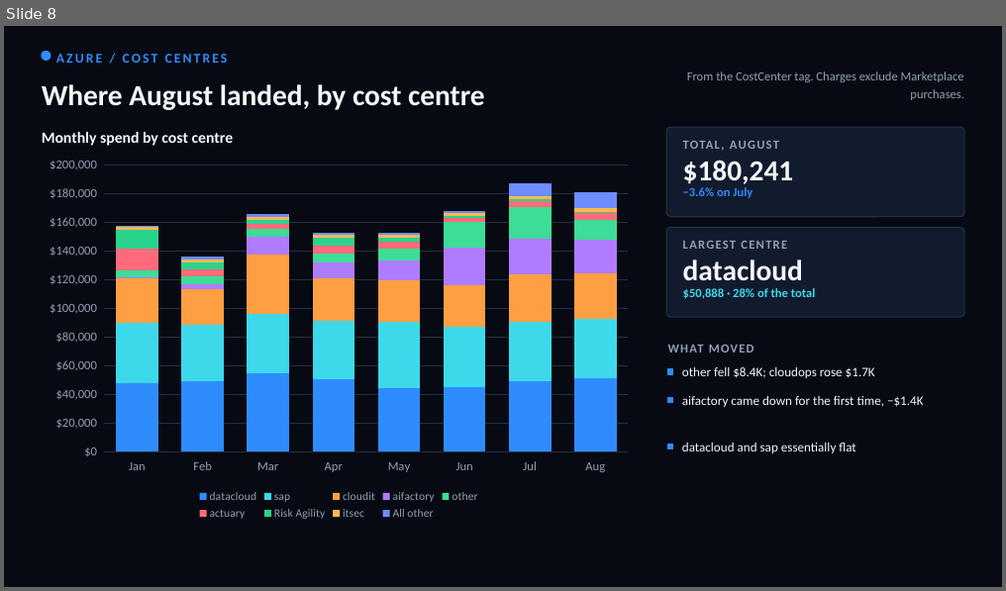
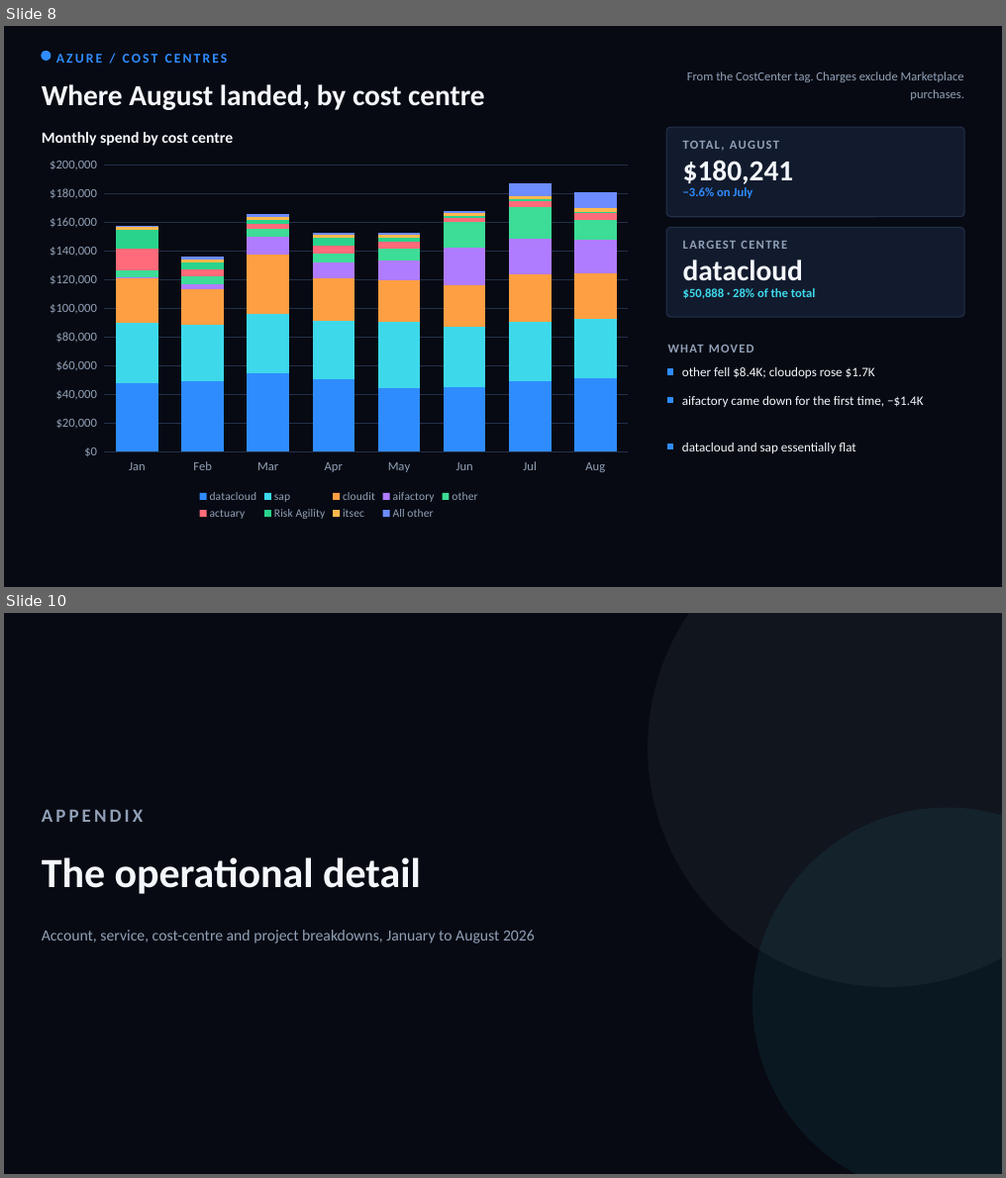
Before and after one commit to arielga5-code/Finops, a slide deck: presentations/cloud-cost-cio/Harel_Cloud_Cost_CIO_August.pptx. Shown one above the other, each under a label of ours: slide 8 before the commit, slides 8 and 10 after it; the slides between them are not shown. The pictures are 1006x591 and 1006x1178 pixels, drawn with LibreOffice and Linux fonts; fonts in the diff are those of the drawing. Boxes give left, top, right and bottom in pixels: in the first picture for what was removed or moved away, otherwise in the second. Text is boxed around its words. In the diff, an @@ line names an element or a change of style, - is before the commit and + after.

```diff
--- a/presentations/cloud-cost-cio/Harel_Cloud_Cost_CIO_August.pptx
+++ b/presentations/cloud-cost-cio/Harel_Cloud_Cost_CIO_August.pptx
@@ slide 10 added at (4,613,1002,1174), background #070A12 @@
@@ rectangle added at (4,613,1002,1174), fill #070A12, outline #070A12 1 pt @@
@@ ellipse added at (648,613,1002,987), fill #91A0B7 at 8% opacity @@
@@ text added at (42,809,144,822), 18 pt, text #91A0B7, bold @@
+APPENDIX
@@ ellipse added at (752,808,1002,1174), fill #3DD9EB at 7% opacity @@
@@ text added at (42,858,421,894), 40 pt, text #F4F7FB, bold @@
+The operational detail
@@ text added at (42,930,535,944), 15 pt, text #91A0B7 @@
+Account, service, cost-centre and project breakdowns, January to August 2026
```
Also in this commit, not shown: 5 slides changed, 7 other slides added, 6 other files.
